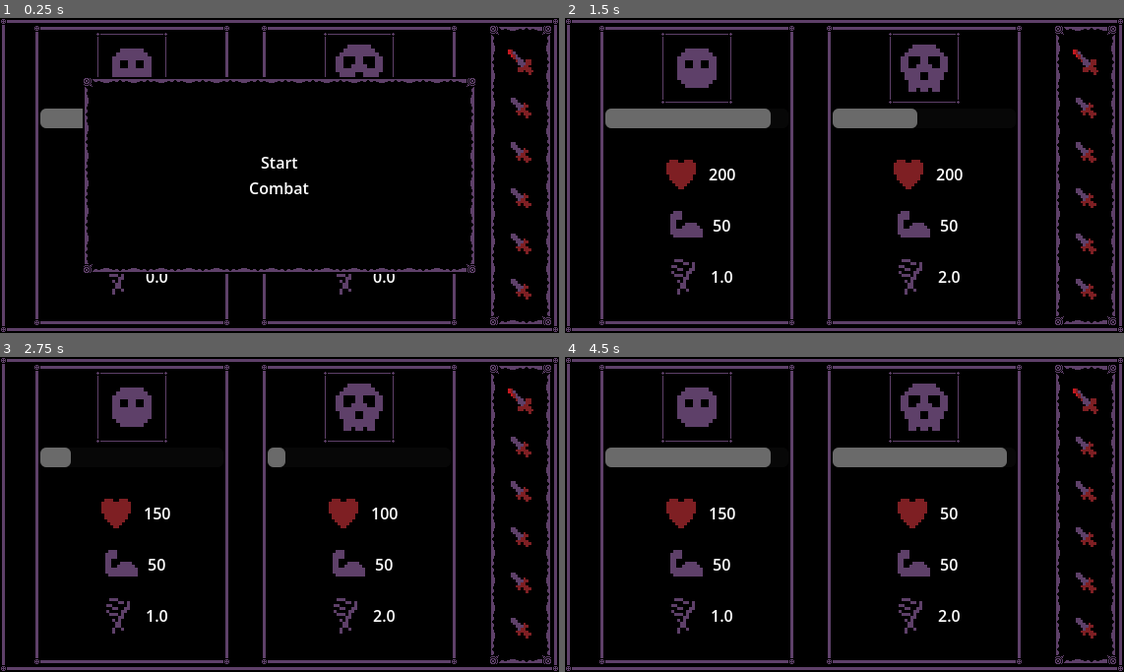
Above: before the commit, frames 1-4 (two rows, left to right).
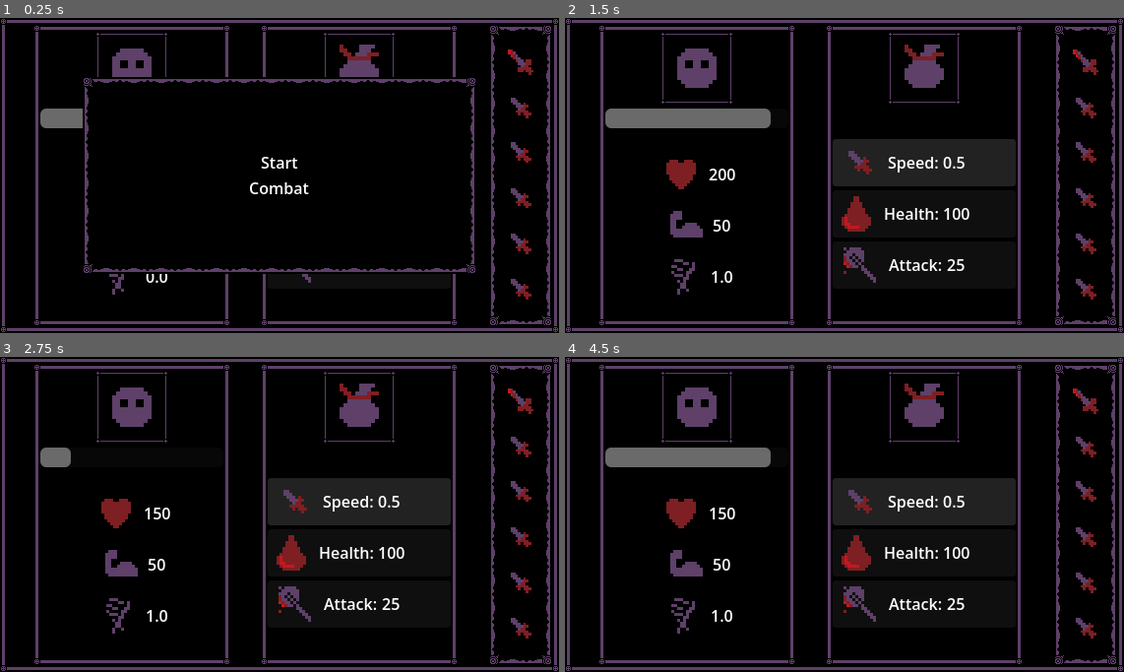
Above: after the commit, the same moments.

Repository: where-fore/blood-moon
Game: Godot game, scene res://loose/main.tscn
The game is run twice, just before and just after one commit, with the same random seed, the same clock (stepped at 60 frames per second) and the same inputs.
Inputs (mouse positions are in pixels of both pictures, inside the frame that each line leads up to):
- Up to frame 1 (0.25 s): no input
- Up to frame 2 (1.5 s): click (922, 162) at 0.52 s; click (922, 162) at 1.27 s
- Up to frame 3 (2.75 s): click (357, 501) at 2.02 s
- Up to frame 4 (4.5 s): no input

The runs differ from the first frame. In frame 1, 0.6% of the frame differs, in the area x 54-71%, y 8-88%; in frame 2, 8.0%; in frame 3, 7.2%; in frame 4, 9.0%, in the area x 47-81%, y 8-88%.

Commit message:
reward ui mockup
gonna have to decide how those stat references will work

Diff:
--- a/project/loose/main.tscn
+++ b/project/loose/main.tscn
@@ -13,10 +13,15 @@
 [ext_resource type="Texture2D" uid="uid://dfay83r2c6v5v" path="res://sprites/enemy_skull.png" id="7_ave2a"]
 [ext_resource type="Texture2D" uid="uid://bjkc5itfgl2aa" path="res://sprites/strength.png" id="8_16p2t"]
 [ext_resource type="Texture2D" uid="uid://cdrdpsiijftie" path="res://sprites/dexterity.png" id="9_hben2"]
+[ext_resource type="Texture2D" uid="uid://dhuid4jl0xyt7" path="res://sprites/bag.png" id="11_uaqc7"]
 [ext_resource type="Script" uid="uid://clexac1mmhg6h" path="res://combat_manager.gd" id="12_0vix3"]
+[ext_resource type="PackedScene" uid="uid://bu0baiemyj4g4" path="res://temp tests/reward_choice.tscn" id="12_g13l7"]
 [ext_resource type="Script" uid="uid://cfhjyw384c0sl" path="res://temp tests/start_combat.gd" id="13_4dsyv"]
 [ext_resource type="Script" uid="uid://crtv10cne2ea5" path="res://temp tests/winner.gd" id="14_4dsyv"]
 [ext_resource type="Script" uid="uid://dyeno2clhdjwo" path="res://temp tests/combatant.gd" id="14_ave2a"]
+[ext_resource type="Texture2D" uid="uid://b848ow16ocra5" path="res://sprites/blood.png" id="14_npwt7"]
+[ext_resource type="Texture2D" uid="uid://cxg0kn5on3sye" path="res://sprites/double_sided_axe.png" id="15_g13l7"]
+[ext_resource type="Script" uid="uid://6jgkwbsqcufi" path="res://temp tests/ui_manager.gd" id="21_obmf6"]
 
 [node name="Node2D" type="Node2D" unique_id=383782260]
 
@@ -31,7 +36,7 @@
 [node name="Spacer" parent="MainGame/UIBoxStreamlined/HBoxContainer" unique_id=466240430 instance=ExtResource("2_wqdpu")]
 layout_mode = 2
 
-[node name="UIBoxStreamlined" parent="MainGame/UIBoxStreamlined/HBoxContainer" unique_id=1018818442 node_paths=PackedStringArray("combatant_to_track", "health_label", "attack_label", "speed_label") instance=ExtResource("2_tafwd")]
+[node name="PlayerCombatant" parent="MainGame/UIBoxStreamlined/HBoxContainer" unique_id=1018818442 node_paths=PackedStringArray("combatant_to_track", "health_label", "attack_label", "speed_label") instance=ExtResource("2_tafwd")]
 custom_minimum_size = Vector2(200, 200)
 layout_mode = 2
 script = ExtResource("3_c6an6")
@@ -40,71 +45,72 @@
 attack_label = NodePath("VBoxContainer/HBoxContainer2/Label")
 speed_label = NodePath("VBoxContainer/HBoxContainer3/Label")
 
-[node name="VBoxContainer" type="VBoxContainer" parent="MainGame/UIBoxStreamlined/HBoxContainer/UIBoxStreamlined" unique_id=1772241150]
-layout_mode = 2
-
-[node name="UIBoxMinimal" parent="MainGame/UIBoxStreamlined/HBoxContainer/UIBoxStreamlined/VBoxContainer" unique_id=970874160 instance=ExtResource("3_bfd2p")]
+[node name="VBoxContainer" type="VBoxContainer" parent="MainGame/UIBoxStreamlined/HBoxContainer/PlayerCombatant" unique_id=1772241150]
+layout_mode = 2
+
+[node name="UIBoxMinimal" parent="MainGame/UIBoxStreamlined/HBoxContainer/PlayerCombatant/VBoxContainer" unique_id=970874160 instance=ExtResource("3_bfd2p")]
 layout_mode = 2
 size_flags_horizontal = 4
 
-[node name="TextureRect" type="TextureRect" parent="MainGame/UIBoxStreamlined/HBoxContainer/UIBoxStreamlined/VBoxContainer/UIBoxMinimal" unique_id=1161578025]
+[node name="TextureRect" type="TextureRect" parent="MainGame/UIBoxStreamlined/HBoxContainer/PlayerCombatant/VBoxContainer/UIBoxMinimal" unique_id=1161578025]
 custom_minimum_size = Vector2(64, 64)
 layout_mode = 2
 texture = ExtResource("4_t27i6")
 
-[node name="ProgressBar" parent="MainGame/UIBoxStreamlined/HBoxContainer/UIBoxStreamlined/VBoxContainer" unique_id=263909228 node_paths=PackedStringArray("combatant_to_track") instance=ExtResource("5_t27i6")]
+[node name="ProgressBar" parent="MainGame/UIBoxStreamlined/HBoxContainer/PlayerCombatant/VBoxContainer" unique_id=263909228 node_paths=PackedStringArray("combatant_to_track") instance=ExtResource("5_t27i6")]
 layout_mode = 2
 combatant_to_track = NodePath("../../../../../../CombatManager/Player")
 
-[node name="Spacer" parent="MainGame/UIBoxStreamlined/HBoxContainer/UIBoxStreamlined/VBoxContainer" unique_id=929488828 instance=ExtResource("2_wqdpu")]
-layout_mode = 2
-
-[node name="HBoxContainer" type="HBoxContainer" parent="MainGame/UIBoxStreamlined/HBoxContainer/UIBoxStreamlined/VBoxContainer" unique_id=155995394]
-layout_mode = 2
-alignment = 1
-
-[node name="TextureRect" type="TextureRect" parent="MainGame/UIBoxStreamlined/HBoxContainer/UIBoxStreamlined/VBoxContainer/HBoxContainer" unique_id=2111243425]
+[node name="Spacer" parent="MainGame/UIBoxStreamlined/HBoxContainer/PlayerCombatant/VBoxContainer" unique_id=929488828 instance=ExtResource("2_wqdpu")]
+layout_mode = 2
+
+[node name="HBoxContainer" type="HBoxContainer" parent="MainGame/UIBoxStreamlined/HBoxContainer/PlayerCombatant/VBoxContainer" unique_id=155995394]
+layout_mode = 2
+alignment = 1
+
+[node name="TextureRect" type="TextureRect" parent="MainGame/UIBoxStreamlined/HBoxContainer/PlayerCombatant/VBoxContainer/HBoxContainer" unique_id=2111243425]
 custom_minimum_size = Vector2(48, 48)
 layout_mode = 2
 texture = ExtResource("5_0vix3")
 
-[node name="Label" type="Label" parent="MainGame/UIBoxStreamlined/HBoxContainer/UIBoxStreamlined/VBoxContainer/HBoxContainer" unique_id=2135164495]
+[node name="Label" type="Label" parent="MainGame/UIBoxStreamlined/HBoxContainer/PlayerCombatant/VBoxContainer/HBoxContainer" unique_id=2135164495]
 layout_mode = 2
 text = "200"
 
-[node name="HBoxContainer2" type="HBoxContainer" parent="MainGame/UIBoxStreamlined/HBoxContainer/UIBoxStreamlined/VBoxContainer" unique_id=1784990364]
-layout_mode = 2
-alignment = 1
-
-[node name="TextureRect" type="TextureRect" parent="MainGame/UIBoxStreamlined/HBoxContainer/UIBoxStreamlined/VBoxContainer/HBoxContainer2" unique_id=313658189]
+[node name="HBoxContainer2" type="HBoxContainer" parent="MainGame/UIBoxStreamlined/HBoxContainer/PlayerCombatant/VBoxContainer" unique_id=1784990364]
+layout_mode = 2
+alignment = 1
+
+[node name="TextureRect" type="TextureRect" parent="MainGame/UIBoxStreamlined/HBoxContainer/PlayerCombatant/VBoxContainer/HBoxContainer2" unique_id=313658189]
 custom_minimum_size = Vector2(48, 48)
 layout_mode = 2
 texture = ExtResource("8_16p2t")
 
-[node name="Label" type="Label" parent="MainGame/UIBoxStreamlined/HBoxContainer/UIBoxStreamlined/VBoxContainer/HBoxContainer2" unique_id=1026955465]
+[node name="Label" type="Label" parent="MainGame/UIBoxStreamlined/HBoxContainer/PlayerCombatant/VBoxContainer/HBoxContainer2" unique_id=1026955465]
 layout_mode = 2
 text = "30"
 
-[node name="HBoxContainer3" type="HBoxContainer" parent="MainGame/UIBoxStreamlined/HBoxContainer/UIBoxStreamlined/VBoxContainer" unique_id=1228280604]
-layout_mode = 2
-alignment = 1
-
-[node name="TextureRect" type="TextureRect" parent="MainGame/UIBoxStreamlined/HBoxContainer/UIBoxStreamlined/VBoxContainer/HBoxContainer3" unique_id=912606041]
+[node name="HBoxContainer3" type="HBoxContainer" parent="MainGame/UIBoxStreamlined/HBoxContainer/PlayerCombatant/VBoxContainer" unique_id=1228280604]
+layout_mode = 2
+alignment = 1
+
+[node name="TextureRect" type="TextureRect" parent="MainGame/UIBoxStreamlined/HBoxContainer/PlayerCombatant/VBoxContainer/HBoxContainer3" unique_id=912606041]
 custom_minimum_size = Vector2(48, 48)
 layout_mode = 2
 texture = ExtResource("9_hben2")
 
-[node name="Label" type="Label" parent="MainGame/UIBoxStreamlined/HBoxContainer/UIBoxStreamlined/VBoxContainer/HBoxContainer3" unique_id=1205761815]
+[node name="Label" type="Label" parent="MainGame/UIBoxStreamlined/HBoxContainer/PlayerCombatant/VBoxContainer/HBoxContainer3" unique_id=1205761815]
 layout_mode = 2
 text = "30"
 
-[node name="Spacer2" parent="MainGame/UIBoxStreamlined/HBoxContainer/UIBoxStreamlined/VBoxContainer" unique_id=1936070573 instance=ExtResource("2_wqdpu")]
+[node name="Spacer2" parent="MainGame/UIBoxStreamlined/HBoxContainer/PlayerCombatant/VBoxContainer" unique_id=1936070573 instance=ExtResource("2_wqdpu")]
 layout_mode = 2
 
 [node name="Spacer2" parent="MainGame/UIBoxStreamlined/HBoxContainer" unique_id=226584502 instance=ExtResource("2_wqdpu")]
 layout_mode = 2
 
-[node name="UIBoxStreamlined2" parent="MainGame/UIBoxStreamlined/HBoxContainer" unique_id=124855427 node_paths=PackedStringArray("combatant_to_track", "health_label", "attack_label", "speed_label") instance=ExtResource("2_tafwd")]
+[node name="EnemyCombatant" parent="MainGame/UIBoxStreamlined/HBoxContainer" unique_id=124855427 node_paths=PackedStringArray("combatant_to_track", "health_label", "attack_label", "speed_label") instance=ExtResource("2_tafwd")]
+visible = false
 custom_minimum_size = Vector2(200, 200)
 layout_mode = 2
 script = ExtResource("3_c6an6")
@@ -113,110 +119,150 @@
 attack_label = NodePath("VBoxContainer/HBoxContainer2/Label")
 speed_label = NodePath("VBoxContainer/HBoxContainer3/Label")
 
-[node name="VBoxContainer" type="VBoxContainer" parent="MainGame/UIBoxStreamlined/HBoxContainer/UIBoxStreamlined2" unique_id=1393319962]
-layout_mode = 2
-
-[node name="UIBoxMinimal" parent="MainGame/UIBoxStreamlined/HBoxContainer/UIBoxStreamlined2/VBoxContainer" unique_id=708474694 instance=ExtResource("3_bfd2p")]
+[node name="VBoxContainer" type="VBoxContainer" parent="MainGame/UIBoxStreamlined/HBoxContainer/EnemyCombatant" unique_id=1393319962]
+layout_mode = 2
+
+[node name="UIBoxMinimal" parent="MainGame/UIBoxStreamlined/HBoxContainer/EnemyCombatant/VBoxContainer" unique_id=708474694 instance=ExtResource("3_bfd2p")]
 layout_mode = 2
 size_flags_horizontal = 4
 
-[node name="TextureRect" type="TextureRect" parent="MainGame/UIBoxStreamlined/HBoxContainer/UIBoxStreamlined2/VBoxContainer/UIBoxMinimal" unique_id=1962244156]
+[node name="TextureRect" type="TextureRect" parent="MainGame/UIBoxStreamlined/HBoxContainer/EnemyCombatant/VBoxContainer/UIBoxMinimal" unique_id=1962244156]
 custom_minimum_size = Vector2(64, 64)
 layout_mode = 2
 texture = ExtResource("7_ave2a")
 
-[node name="ProgressBar" parent="MainGame/UIBoxStreamlined/HBoxContainer/UIBoxStreamlined2/VBoxContainer" unique_id=199866892 node_paths=PackedStringArray("combatant_to_track") instance=ExtResource("5_t27i6")]
+[node name="ProgressBar" parent="MainGame/UIBoxStreamlined/HBoxContainer/EnemyCombatant/VBoxContainer" unique_id=199866892 node_paths=PackedStringArray("combatant_to_track") instance=ExtResource("5_t27i6")]
 layout_mode = 2
 combatant_to_track = NodePath("../../../../../../CombatManager/Enemy")
 
-[node name="Spacer" parent="MainGame/UIBoxStreamlined/HBoxContainer/UIBoxStreamlined2/VBoxContainer" unique_id=938792618 instance=ExtResource("2_wqdpu")]
-layout_mode = 2
-
-[node name="HBoxContainer" type="HBoxContainer" parent="MainGame/UIBoxStreamlined/HBoxContainer/UIBoxStreamlined2/VBoxContainer" unique_id=952987889]
-layout_mode = 2
-alignment = 1
-
-[node name="TextureRect" type="TextureRect" parent="MainGame/UIBoxStreamlined/HBoxContainer/UIBoxStreamlined2/VBoxContainer/HBoxContainer" unique_id=2132835000]
+[node name="Spacer" parent="MainGame/UIBoxStreamlined/HBoxContainer/EnemyCombatant/VBoxContainer" unique_id=938792618 instance=ExtResource("2_wqdpu")]
+layout_mode = 2
+
+[node name="HBoxContainer" type="HBoxContainer" parent="MainGame/UIBoxStreamlined/HBoxContainer/EnemyCombatant/VBoxContainer" unique_id=559441300]
+layout_mode = 2
+alignment = 1
+
+[node name="TextureRect" type="TextureRect" parent="MainGame/UIBoxStreamlined/HBoxContainer/EnemyCombatant/VBoxContainer/HBoxContainer" unique_id=1488693546]
 custom_minimum_size = Vector2(48, 48)
 layout_mode = 2
 texture = ExtResource("5_0vix3")
 
-[node name="Label" type="Label" parent="MainGame/UIBoxStreamlined/HBoxContainer/UIBoxStreamlined2/VBoxContainer/HBoxContainer" unique_id=1393786266]
+[node name="Label" type="Label" parent="MainGame/UIBoxStreamlined/HBoxContainer/EnemyCombatant/VBoxContainer/HBoxContainer" unique_id=1566676022]
 layout_mode = 2
 text = "200"
 
-[node name="HBoxContainer2" type="HBoxContainer" parent="MainGame/UIBoxStreamlined/HBoxContainer/UIBoxStreamlined2/VBoxContainer" unique_id=1545911163]
-layout_mode = 2
-alignment = 1
-
-[node name="TextureRect" type="TextureRect" parent="MainGame/UIBoxStreamlined/HBoxContainer/UIBoxStreamlined2/VBoxContainer/HBoxContainer2" unique_id=313509857]
+[node name="HBoxContainer2" type="HBoxContainer" parent="MainGame/UIBoxStreamlined/HBoxContainer/EnemyCombatant/VBoxContainer" unique_id=1545911163]
+layout_mode = 2
+alignment = 1
+
+[node name="TextureRect" type="TextureRect" parent="MainGame/UIBoxStreamlined/HBoxContainer/EnemyCombatant/VBoxContainer/HBoxContainer2" unique_id=313509857]
 custom_minimum_size = Vector2(48, 48)
 layout_mode = 2
 texture = ExtResource("8_16p2t")
 
-[node name="Label" type="Label" parent="MainGame/UIBoxStreamlined/HBoxContainer/UIBoxStreamlined2/VBoxContainer/HBoxContainer2" unique_id=1693061532]
+[node name="Label" type="Label" parent="MainGame/UIBoxStreamlined/HBoxContainer/EnemyCombatant/VBoxContainer/HBoxContainer2" unique_id=1693061532]
 layout_mode = 2
 text = "30"
 
-[node name="HBoxContainer3" type="HBoxContainer" parent="MainGame/UIBoxStreamlined/HBoxContainer/UIBoxStreamlined2/VBoxContainer" unique_id=1194915612]
-layout_mode = 2
-alignment = 1
-
-[node name="TextureRect" type="TextureRect" parent="MainGame/UIBoxStreamlined/HBoxContainer/UIBoxStreamlined2/VBoxContainer/HBoxContainer3" unique_id=1321329155]
+[node name="HBoxContainer3" type="HBoxContainer" parent="MainGame/UIBoxStreamlined/HBoxContainer/EnemyCombatant/VBoxContainer" unique_id=1194915612]
+layout_mode = 2
+alignment = 1
+
+[node name="TextureRect" type="TextureRect" parent="MainGame/UIBoxStreamlined/HBoxContainer/EnemyCombatant/VBoxContainer/HBoxContainer3" unique_id=1321329155]
 custom_minimum_size = Vector2(48, 48)
 layout_mode = 2
 texture = ExtResource("9_hben2")
 
-[node name="Label" type="Label" parent="MainGame/UIBoxStreamlined/HBoxContainer/UIBoxStreamlined2/VBoxContainer/HBoxContainer3" unique_id=2103291860]
+[node name="Label" type="Label" parent="MainGame/UIBoxStreamlined/HBoxContainer/EnemyCombatant/VBoxContainer/HBoxContainer3" unique_id=2103291860]
 layout_mode = 2
 text = "30"
 
-[node name="Spacer2" parent="MainGame/UIBoxStreamlined/HBoxContainer/UIBoxStreamlined2/VBoxContainer" unique_id=562158122 instance=ExtResource("2_wqdpu")]
+[node name="Spacer2" parent="MainGame/UIBoxStreamlined/HBoxContainer/EnemyCombatant/VBoxContainer" unique_id=562158122 instance=ExtResource("2_wqdpu")]
+layout_mode = 2
+
+[node name="RewardScreen" parent="MainGame/UIBoxStreamlined/HBoxContainer" unique_id=965647272 instance=ExtResource("2_tafwd")]
+custom_minimum_size = Vector2(200, 200)
+layout_mode = 2
+
+[node name="VBoxContainer" type="VBoxContainer" parent="MainGame/UIBoxStreamlined/HBoxContainer/RewardScreen" unique_id=1441539978]
+layout_mode = 2
+
+[node name="UIBoxMinimal" parent="MainGame/UIBoxStreamlined/HBoxContainer/RewardScreen/VBoxContainer" unique_id=1935041440 instance=ExtResource("3_bfd2p")]
+layout_mode = 2
+size_flags_horizontal = 4
+
+[node name="TextureRect" type="TextureRect" parent="MainGame/UIBoxStreamlined/HBoxContainer/RewardScreen/VBoxContainer/UIBoxMinimal" unique_id=1305448536]
+custom_minimum_size = Vector2(64, 64)
+layout_mode = 2
+texture = ExtResource("11_uaqc7")
+
+[node name="Spacer" parent="MainGame/UIBoxStreamlined/HBoxContainer/RewardScreen/VBoxContainer" unique_id=1028665169 instance=ExtResource("2_wqdpu")]
+layout_mode = 2
+
+[node name="RewardChoice" parent="MainGame/UIBoxStreamlined/HBoxContainer/RewardScreen/VBoxContainer" unique_id=669457632 instance=ExtResource("12_g13l7")]
+layout_mode = 2
+image = ExtResource("3_mex7b")
+stat = "Speed"
+value_speed = 0.5
+
+[node name="RewardChoice2" parent="MainGame/UIBoxStreamlined/HBoxContainer/RewardScreen/VBoxContainer" unique_id=691708868 instance=ExtResource("12_g13l7")]
+layout_mode = 2
+image = ExtResource("14_npwt7")
+stat = "Health"
+value = 100
+
+[node name="RewardChoice3" parent="MainGame/UIBoxStreamlined/HBoxContainer/RewardScreen/VBoxContainer" unique_id=1392033396 instance=ExtResource("12_g13l7")]
+layout_mode = 2
+image = ExtResource("15_g13l7")
+stat = "Attack"
+value = 25
+
+[node name="Spacer2" parent="MainGame/UIBoxStreamlined/HBoxContainer/RewardScreen/VBoxContainer" unique_id=212561815 instance=ExtResource("2_wqdpu")]
 layout_mode = 2
 
 [node name="Spacer3" parent="MainGame/UIBoxStreamlined/HBoxContainer" unique_id=1767361082 instance=ExtResource("2_wqdpu")]
 layout_mode = 2
 
-[node name="UIBoxElaborate" parent="MainGame/UIBoxStreamlined/HBoxContainer" unique_id=1997915480 instance=ExtResource("1_sup1h")]
+[node name="Inventory" parent="MainGame/UIBoxStreamlined/HBoxContainer" unique_id=1997915480 instance=ExtResource("1_sup1h")]
 custom_minimum_size = Vector2(64, 64)
 layout_mode = 2
 
-[node name="VBoxContainer" type="VBoxContainer" parent="MainGame/UIBoxStreamlined/HBoxContainer/UIBoxElaborate" unique_id=906113762]
+[node name="VBoxContainer" type="VBoxContainer" parent="MainGame/UIBoxStreamlined/HBoxContainer/Inventory" unique_id=906113762]
 clip_contents = true
 layout_mode = 2
 alignment = 1
 
-[node name="TextureRect" type="TextureRect" parent="MainGame/UIBoxStreamlined/HBoxContainer/UIBoxElaborate/VBoxContainer" unique_id=1950791732]
+[node name="TextureRect" type="TextureRect" parent="MainGame/UIBoxStreamlined/HBoxContainer/Inventory/VBoxContainer" unique_id=1950791732]
 custom_minimum_size = Vector2(16, 16)
 layout_mode = 2
 texture = ExtResource("3_wqdpu")
 expand_mode = 4
 
-[node name="TextureRect2" type="TextureRect" parent="MainGame/UIBoxStreamlined/HBoxContainer/UIBoxElaborate/VBoxContainer" unique_id=550898761]
-custom_minimum_size = Vector2(16, 16)
-layout_mode = 2
-texture = ExtResource("3_mex7b")
-expand_mode = 4
-
-[node name="TextureRect3" type="TextureRect" parent="MainGame/UIBoxStreamlined/HBoxContainer/UIBoxElaborate/VBoxContainer" unique_id=1275501669]
-custom_minimum_size = Vector2(16, 16)
-layout_mode = 2
-texture = ExtResource("3_mex7b")
-expand_mode = 4
-
-[node name="TextureRect4" type="TextureRect" parent="MainGame/UIBoxStreamlined/HBoxContainer/UIBoxElaborate/VBoxContainer" unique_id=1266326716]
-custom_minimum_size = Vector2(16, 16)
-layout_mode = 2
-texture = ExtResource("3_mex7b")
-expand_mode = 4
-
-[node name="TextureRect5" type="TextureRect" parent="MainGame/UIBoxStreamlined/HBoxContainer/UIBoxElaborate/VBoxContainer" unique_id=342108302]
-custom_minimum_size = Vector2(16, 16)
-layout_mode = 2
-texture = ExtResource("3_mex7b")
-expand_mode = 4
-
-[node name="TextureRect6" type="TextureRect" parent="MainGame/UIBoxStreamlined/HBoxContainer/UIBoxElaborate/VBoxContainer" unique_id=378661709]
+[node name="TextureRect2" type="TextureRect" parent="MainGame/UIBoxStreamlined/HBoxContainer/Inventory/VBoxContainer" unique_id=550898761]
+custom_minimum_size = Vector2(16, 16)
+layout_mode = 2
+texture = ExtResource("3_mex7b")
+expand_mode = 4
+
+[node name="TextureRect3" type="TextureRect" parent="MainGame/UIBoxStreamlined/HBoxContainer/Inventory/VBoxContainer" unique_id=1275501669]
+custom_minimum_size = Vector2(16, 16)
+layout_mode = 2
+texture = ExtResource("3_mex7b")
+expand_mode = 4
+
+[node name="TextureRect4" type="TextureRect" parent="MainGame/UIBoxStreamlined/HBoxContainer/Inventory/VBoxContainer" unique_id=1266326716]
+custom_minimum_size = Vector2(16, 16)
+layout_mode = 2
+texture = ExtResource("3_mex7b")
+expand_mode = 4
+
+[node name="TextureRect5" type="TextureRect" parent="MainGame/UIBoxStreamlined/HBoxContainer/Inventory/VBoxContainer" unique_id=342108302]
+custom_minimum_size = Vector2(16, 16)
+layout_mode = 2
+texture = ExtResource("3_mex7b")
+expand_mode = 4
+
+[node name="TextureRect6" type="TextureRect" parent="MainGame/UIBoxStreamlined/HBoxContainer/Inventory/VBoxContainer" unique_id=378661709]
 custom_minimum_size = Vector2(16, 16)
 layout_mode = 2
 texture = ExtResource("3_mex7b")
@@ -227,6 +273,7 @@
 mouse_filter = 2
 
 [node name="Button" type="Button" parent="MainGame/UIBoxStreamlined/Control" unique_id=55217983]
+visible = false
 layout_mode = 1
 anchors_preset = 8
 anchor_left = 0.5
@@ -328,7 +375,11 @@
 starting_attack = 50
 starting_turn_cooldown = 2
 
-[connection signal="pressed" from="MainGame/UIBoxStreamlined/Control/Button" to="MainGame/UIBoxStreamlined/HBoxContainer/UIBoxStreamlined" method="_on_button_pressed"]
+[node name="UIManager" type="Node2D" parent="." unique_id=1224659959 node_paths=PackedStringArray("enemy_combatant")]
+script = ExtResource("21_obmf6")
+enemy_combatant = NodePath("../MainGame/UIBoxStreamlined/HBoxContainer/EnemyCombatant")
+
+[connection signal="pressed" from="MainGame/UIBoxStreamlined/Control/Button" to="MainGame/UIBoxStreamlined/HBoxContainer/PlayerCombatant" method="_on_button_pressed"]
 [connection signal="pressed" from="MainGame/UIBoxStreamlined/Control/Button" to="MainGame/UIBoxStreamlined/Control/Button" method="_on_pressed"]
-[connection signal="pressed" from="MainGame/UIBoxStreamlined/Control/Button2" to="MainGame/UIBoxStreamlined/HBoxContainer/UIBoxStreamlined" method="_on_button_pressed"]
+[connection signal="pressed" from="MainGame/UIBoxStreamlined/Control/Button2" to="MainGame/UIBoxStreamlined/HBoxContainer/PlayerCombatant" method="_on_button_pressed"]
 [connection signal="pressed" from="MainGame/UIBoxStreamlined/Control/Button2" to="MainGame/UIBoxStreamlined/Control/Button2" method="_on_pressed"]
--- /dev/null
+++ b/project/temp tests/reward_choice.gd
@@ -0,0 +1,24 @@
+extends Control
+
+@export var image:Texture
+@export var stat:String
+@export var value:int
+@export var value_speed:float
+@export var texture_rect:TextureRect
+@export var name_label:Label
+@export var value_label:Label
+
+
+func _ready() -> void:
+	texture_rect.texture = image
+
+	name_label.text = stat + ":"
+
+	var text_to_set:String
+	if value:
+		text_to_set = str(value)
+	elif value_speed:
+		text_to_set = str(value_speed)
+	else:
+		push_error("neither value or value_speed were set for: ", name)
+	value_label.text = text_to_set
--- /dev/null
+++ b/project/temp tests/reward_choice.tscn
@@ -0,0 +1,51 @@
+[gd_scene format=3 uid="uid://bu0baiemyj4g4"]
+
+[ext_resource type="Script" uid="uid://kftvdil0i2i1" path="res://temp tests/reward_choice.gd" id="1_eurla"]
+[ext_resource type="Texture2D" uid="uid://gw80on1ihg7f" path="res://sprites/heart.png" id="2_k1a4x"]
+
+[node name="RewardChoice" type="Control" unique_id=1410422511 node_paths=PackedStringArray("texture_rect", "name_label", "value_label")]
+custom_minimum_size = Vector2(48, 48)
+layout_mode = 3
+anchors_preset = 15
+anchor_right = 1.0
+anchor_bottom = 1.0
+grow_horizontal = 2
+grow_vertical = 2
+script = ExtResource("1_eurla")
+texture_rect = NodePath("HBoxContainer/TextureRect")
+name_label = NodePath("HBoxContainer/Label")
+value_label = NodePath("HBoxContainer/Label2")
+
+[node name="Button" type="Button" parent="." unique_id=1575248241]
+layout_mode = 1
+anchors_preset = 15
+anchor_right = 1.0
+anchor_bottom = 1.0
+grow_horizontal = 2
+grow_vertical = 2
+
+[node name="HBoxContainer" type="HBoxContainer" parent="." unique_id=559441300]
+layout_mode = 1
+anchors_preset = 4
+anchor_top = 0.5
+anchor_bottom = 0.5
+offset_top = -24.0
+offset_right = 140.0
+offset_bottom = 24.0
+grow_vertical = 2
+mouse_filter = 2
+alignment = 1
+
+[node name="TextureRect" type="TextureRect" parent="HBoxContainer" unique_id=1488693546]
+custom_minimum_size = Vector2(48, 48)
+layout_mode = 2
+mouse_filter = 2
+texture = ExtResource("2_k1a4x")
+
+[node name="Label" type="Label" parent="HBoxContainer" unique_id=1566676022]
+layout_mode = 2
+text = "Health:"
+
+[node name="Label2" type="Label" parent="HBoxContainer" unique_id=1461367809]
+layout_mode = 2
+text = "200"
--- /dev/null
+++ b/project/temp tests/ui_manager.gd
@@ -0,0 +1,3 @@
+extends Node2D
+
+@export var enemy_combatant:Control
Not shown, added: project/temp tests/reward_choice.gd.uid
Not shown, added: project/temp tests/ui_manager.gd.uid
